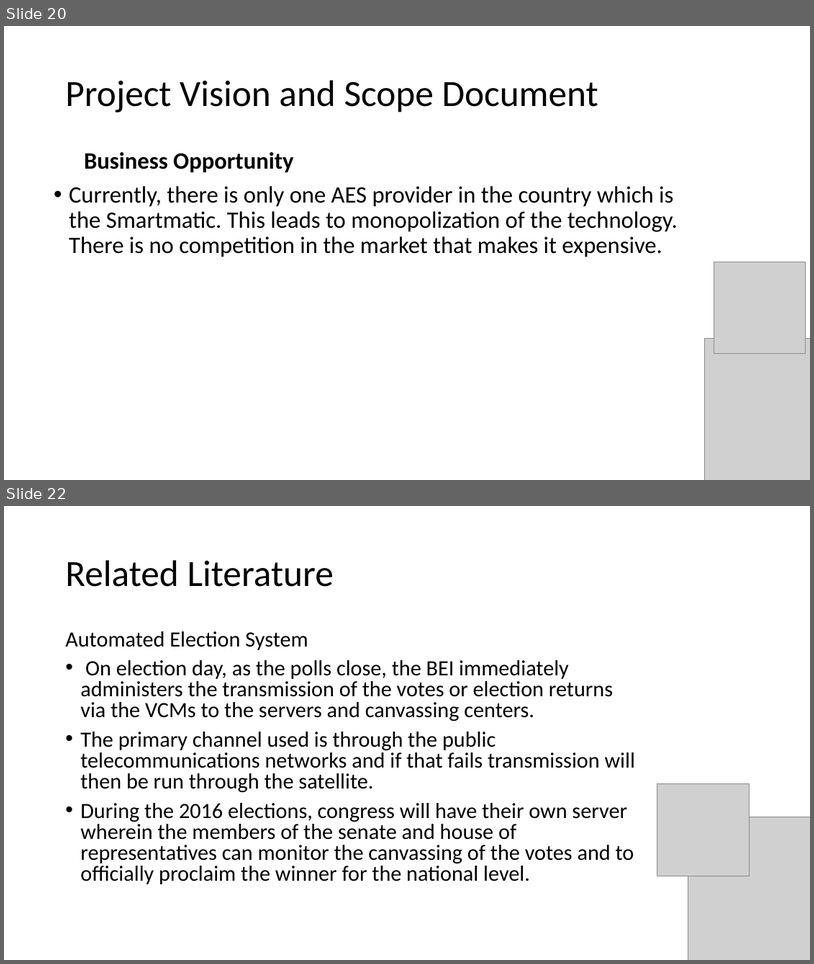
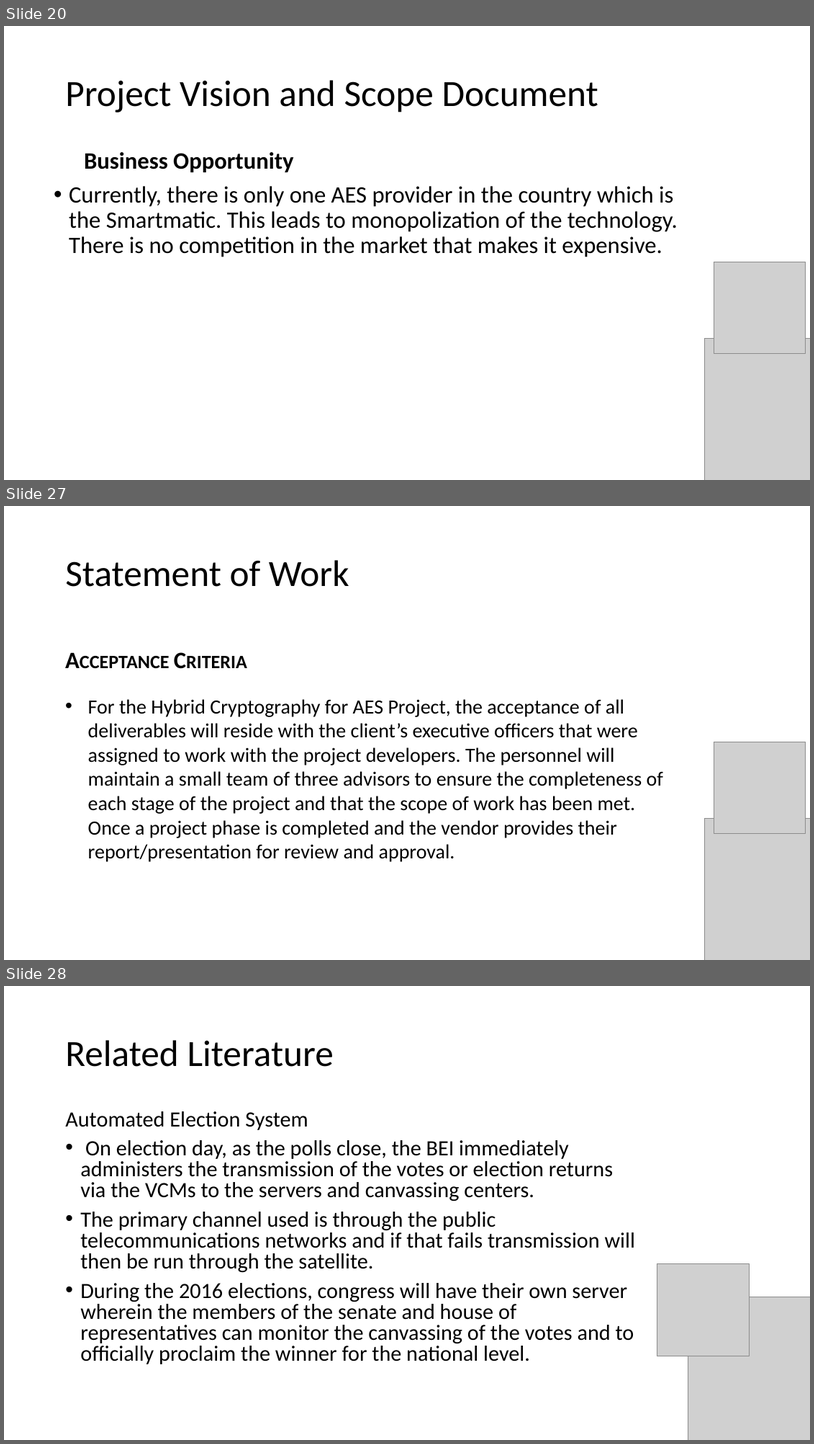
Before and after one commit to seans888/Project---Automate-Election, a slide deck: Documentation/Research Paper/AES ppt presentation.pptx. Shown one above the other, each under a label of ours: slides 20 and 22 before the commit, slides 20, 27 and 28 after it; the slides between them are not shown. The pictures are 814x964 and 814x1444 pixels, drawn with LibreOffice and Linux fonts; fonts in the diff are those of the drawing; grey boxes stand for pictures. Boxes give left, top, right and bottom in pixels: in the first picture for what was removed or moved away, otherwise in the second. Text is boxed around its words. In the diff, an @@ line names an element or a change of style, - is before the commit and + after.

```diff
--- a/Documentation/Research Paper/AES ppt presentation.pptx
+++ b/Documentation/Research Paper/AES ppt presentation.pptx
@@ slide 27 added at [4, 506, 810, 960], background #FFFFFF @@
@@ title added at [65, 560, 350, 587], 44 pt, text #000000 @@
+Statement of Work
@@ text added at [88, 699, 664, 862], 24 pt, text #000000 @@
+Acceptance Criteria
+• For the Hybrid Cryptography for AES Project, the acceptance of all deliverables will reside with the client’s executive officers that were assigned to work with the project developers. The personnel will maintain a small team of three advisors to ensure the completeness of each stage of the project and that the scope of work has been met. Once a project phase is completed and the vendor provides their report/presentation for review and approval.
@@ picture added at [714, 742, 806, 834] @@
@@ picture added at [705, 818, 810, 960] @@
@@ what was slide 22 is now slide 28 @@
```
Also in this commit, not shown: 1 slide changed, 5 other slides added, 4 other files.
